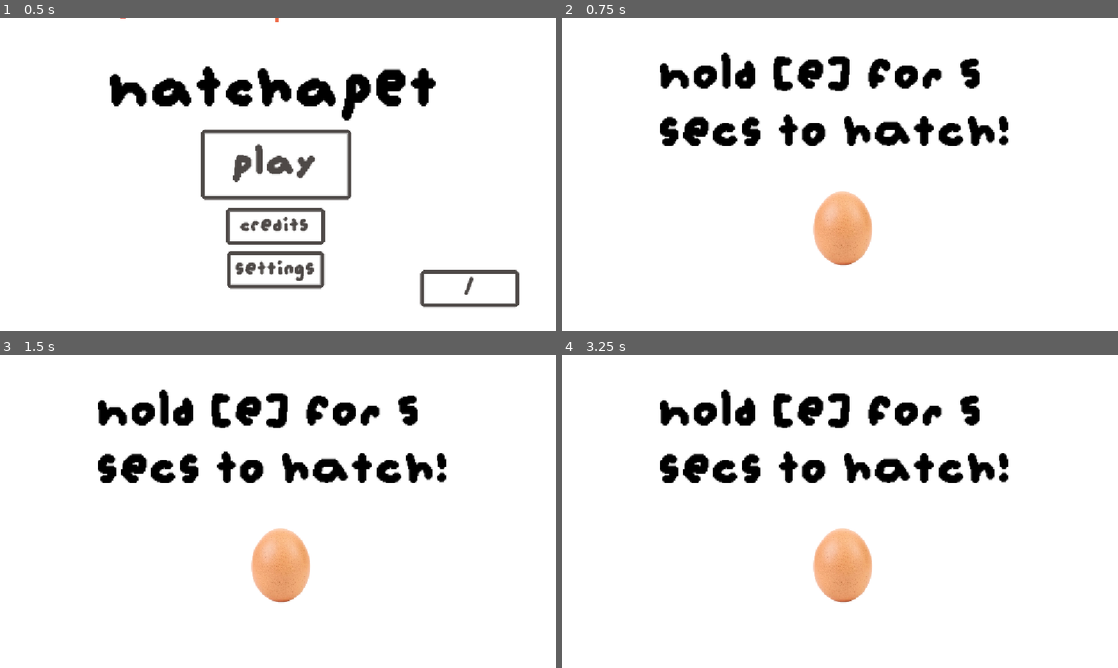
Above: before the commit, frames 1-4 (two rows, left to right).
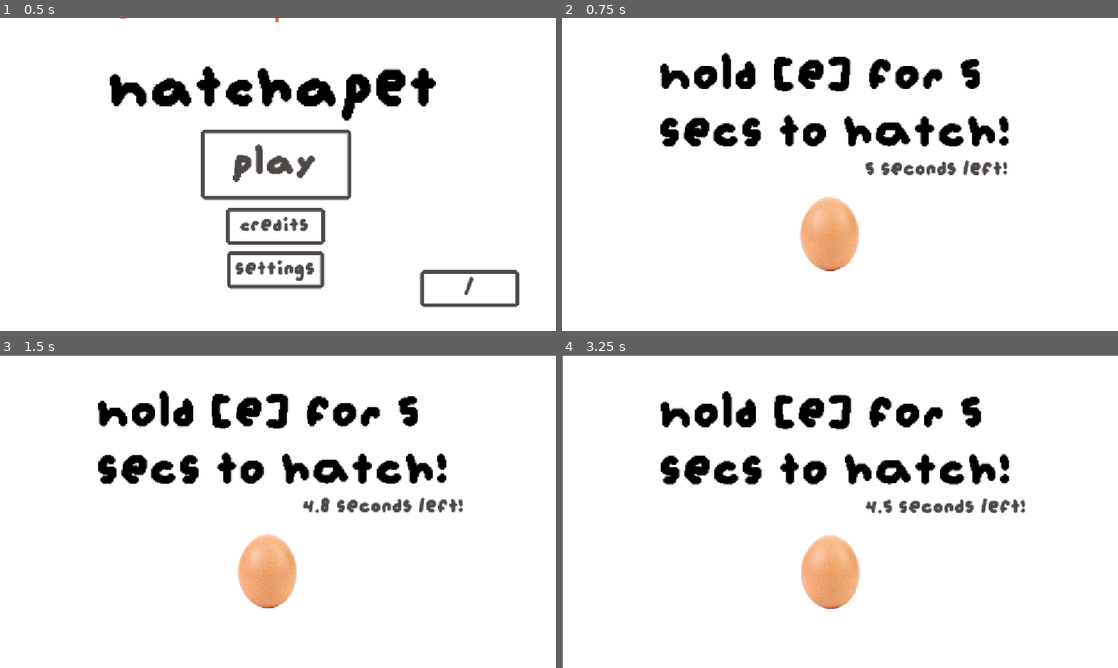
Above: after the commit, the same moments.

Repository: smallzdev/Tomagotchi-game
Game: Godot game, scene res://scenes/menus/main_menu.tscn
The game is run twice, just before and just after one commit, with the same random seed, the same clock (stepped at 60 frames per second) and the same inputs.
Inputs (mouse positions are in pixels of both pictures, inside the frame that each line leads up to):
- Up to frame 1 (0.5 s): no input
- Up to frame 2 (0.75 s): click "play" at 0.5 s
- Up to frame 3 (1.5 s): tap Enter at 1.25 s; move the mouse to (400, 495) at 1.27 s; hold Right from 1.28 s (still down); hold E (interact) from 1.28 s (still down); click (400, 495) at 1.42 s
- Up to frame 4 (3.25 s): move the mouse to (728, 527) at 2.02 s; release Right at 2.03 s; release E (interact) at 2.03 s; hold Down 2.03-2.78 s; tap E (interact) at 2.1 s; move the mouse to (895, 442) at 2.77 s; hold Right from 2.78 s (still down); hold E (interact) from 2.78 s (still down); tap Alt at 2.85 s

Frame 1 is identical in both runs. In frame 2, 4.0% of the frame differs, in the area x 17-81%, y 10-81%; in frame 3, 4.4%; in frame 4, 5.3%, in the area x 0-100%, y 0-100%.

Commit message:
egg hatch sequence done

Diff:
--- /dev/null
+++ b/camerashake.gd
@@ -0,0 +1,44 @@
+extends Camera2D
+
+#amount of time + intensity of shake
+var shakeIntensity: float = 0.0
+var activeShaketime: float = 0.0
+
+#control how fast the intensity will fade
+#higher number = decaying intensity more
+var shakeDecay: float = 5.0
+
+#track how long shake has been going on for
+#tell noise generator where to grab num from
+var shakeTime: float = 0.0
+#controls how fast ^ ticks
+var shakeTimespeed: float = 20.0
+
+# noise texture - camera more natural
+#gradient of nums
+var noise = FastNoiseLite.new()
+
+func _physics_process(delta: float) -> void:
+	#if screen shake hasnt been completed yet
+	if activeShaketime >0:
+		# update shake time to change noise grabbing from
+		shakeTime += delta * shakeTimespeed
+		activeShaketime -= delta
+
+		offset = Vector2(
+			noise.get_noise_2d(shakeTime, 0) * shakeIntensity,
+			noise.get_noise_2d(0, shakeTime) * shakeIntensity
+		)
+
+		shakeIntensity = max(shakeIntensity - shakeDecay * delta, 0)
+	else:
+		offset = lerp(offset, Vector2.ZERO, 10.5 * delta)
+
+func screen_shake(intensity: int, time: float):
+	randomize()
+	noise.seed = randi()
+	noise.frequency = 2.0
+
+	shakeIntensity = intensity
+	activeShaketime = time
+	shakeTime = 0.0
--- /dev/null
+++ b/scenes/camera_2d.tscn
@@ -0,0 +1,6 @@
+[gd_scene format=3 uid="uid://dvt8savpbwuri"]
+
+[ext_resource type="Script" uid="uid://bt81ph8qpqb14" path="res://camerashake.gd" id="1_qnfst"]
+
+[node name="Camera2D" type="Camera2D" unique_id=545306824]
+script = ExtResource("1_qnfst")
--- a/scenes/gacha.tscn
+++ b/scenes/gacha.tscn
@@ -2,6 +2,7 @@
 
 [ext_resource type="PackedScene" uid="uid://j3no4jg45khj" path="res://scenes/egg.tscn" id="1_5ckdq"]
 [ext_resource type="FontFile" uid="uid://dyibl4resr8wn" path="res://Resources/font/augiepixel.ttf" id="2_7y0v6"]
+[ext_resource type="PackedScene" uid="uid://dvt8savpbwuri" path="res://scenes/camera_2d.tscn" id="3_pvtck"]
 
 [sub_resource type="CanvasTexture" id="CanvasTexture_7y0v6"]
 specular_color = Color(0.95686275, 0.95686275, 0.95686275, 1)
@@ -18,7 +19,7 @@
 texture = SubResource("CanvasTexture_7y0v6")
 
 [node name="egg" parent="." unique_id=781582821 instance=ExtResource("1_5ckdq")]
-position = Vector2(580, 425)
+position = Vector2(552, 436)
 
 [node name="Label" type="Label" parent="." unique_id=669717406]
 offset_left = 203.0
@@ -29,3 +30,19 @@
 text = "hold [e] for 5
 secs to hatch!"
 label_settings = SubResource("LabelSettings_pvtck")
+
+[node name="Camera2D" parent="." unique_id=545306824 instance=ExtResource("3_pvtck")]
+unique_name_in_owner = true
+position = Vector2(575, 323)
+
+[node name="timer" type="Label" parent="." unique_id=1707088213]
+unique_name_in_owner = true
+offset_left = 628.0
+offset_top = 290.0
+offset_right = 925.0
+offset_bottom = 338.0
+theme_override_colors/font_color = Color(0.30588236, 0.28627452, 0.2784314, 1)
+theme_override_fonts/font = ExtResource("2_7y0v6")
+theme_override_font_sizes/font_size = 50
+text = "5 seconds left!"
+horizontal_alignment = 1
--- a/scenes/menus/main_game_scene.tscn
+++ b/scenes/menus/main_game_scene.tscn
@@ -1,6 +1,7 @@
 [gd_scene format=3 uid="uid://bki82bxn7t1sh"]
 
 [ext_resource type="Texture2D" uid="uid://dy1dwj583kuyx" path="res://Resources/InUse/ReusedAssets/Restart.png" id="1_582wh"]
+[ext_resource type="Texture2D" uid="uid://chddrjeae3fxo" path="res://Resources/InUse/TamagotchiCustomAssets/pinkpaw.png" id="1_sy1ir"]
 [ext_resource type="Script" uid="uid://dhismqn5ngu3j" path="res://scripts/menu_button.gd" id="2_ttbmu"]
 [ext_resource type="Script" uid="uid://dfum1py7ro6qt" path="res://scenes/menus/main_game_buttons.gd" id="3_2yd1b"]
 [ext_resource type="Texture2D" uid="uid://tlvriaji08jr" path="res://Resources/InUse/ReusedAssets/cat.png" id="3_pgmow"]
@@ -22,6 +23,19 @@
 [sub_resource type="CanvasTexture" id="CanvasTexture_sy1ir"]
 specular_color = Color(0.95686275, 0.95686275, 0.95686275, 1)
 
+[sub_resource type="StyleBoxFlat" id="StyleBoxFlat_iojj0"]
+bg_color = Color(0.38431373, 0.38431373, 0.38431373, 0)
+border_width_left = 4
+border_width_top = 4
+border_width_right = 4
+border_width_bottom = 4
+border_color = Color(0.30588236, 0.28627452, 0.2784314, 1)
+corner_radius_top_left = 5
+corner_radius_top_right = 5
+corner_radius_bottom_right = 5
+corner_radius_bottom_left = 5
+corner_detail = 1
+
 [sub_resource type="StyleBoxFlat" id="StyleBoxFlat_ahvjs"]
 bg_color = Color(0.38431373, 0.38431373, 0.38431373, 0)
 border_width_left = 8
@@ -532,14 +546,15 @@
 
 [node name="petsButton" type="Button" parent="." unique_id=639940516]
 unique_name_in_owner = true
-offset_left = 895.0
-offset_top = 110.0
-offset_right = 1017.0
-offset_bottom = 146.0
-scale = Vector2(2, 2)
+texture_filter = 1
+offset_left = 1011.00006
+offset_top = 17.0
+offset_right = 1051.0
+offset_bottom = 57.0
+scale = Vector2(3, 3)
 theme_override_font_sizes/font_size = 20
-text = "Pets"
-icon = ExtResource("1_582wh")
+theme_override_styles/normal = SubResource("StyleBoxFlat_iojj0")
+icon = ExtResource("1_sy1ir")
 script = ExtResource("3_2yd1b")
 
 [node name="menuButton" type="Button" parent="." unique_id=172539096]
@@ -559,10 +574,10 @@
 
 [node name="catadexButton" type="Button" parent="." unique_id=1773348621]
 unique_name_in_owner = true
-offset_left = 892.0
-offset_top = 24.0
-offset_right = 1015.0
-offset_bottom = 60.0
+offset_left = 886.0
+offset_top = 156.0
+offset_right = 1009.0
+offset_bottom = 192.0
 scale = Vector2(2, 2)
 theme_override_font_sizes/font_size = 20
 text = "Catadex"
--- a/scripts/egg.gd
+++ b/scripts/egg.gd
@@ -5,6 +5,8 @@
 #var randomint
 @onready var eggsprite = %eggsprite
 @onready var maingame = preload("res://scenes/menus/main_game_scene.tscn")
+@onready var camerashake = $"../Camera2D"
+@onready var eggtimer = $"../timer"
 
 func _ready() -> void:
 	eggsprite.play("default")
@@ -14,6 +16,8 @@
 func _process(delta) -> void:
 	if Input.is_action_pressed("interact") and not collected:
 		holdsec += delta
+		eggtimer.text = str(snapped((5-holdsec), 0.1)) + " seconds left!"
+		camerashake.screen_shake(5, 0.5)
 		#delta is seconds measured with frames
 		#+=1 doesnt work: 60 fps holdsec increase 60 per second
 		if holdsec >= 5:
Binary file added: Resources/InUse/TamagotchiCustomAssets/nonshadedpaw.png
Not shown, added: Resources/InUse/TamagotchiCustomAssets/nonshadedpaw.png.import
Binary file added: Resources/InUse/TamagotchiCustomAssets/pinkpaw.png
Not shown, added: Resources/InUse/TamagotchiCustomAssets/pinkpaw.png.import
Binary file added: Resources/InUse/TamagotchiCustomAssets/shadedpaw.png
Not shown, added: Resources/InUse/TamagotchiCustomAssets/shadedpaw.png.import
Not shown, added: camerashake.gd.uid
